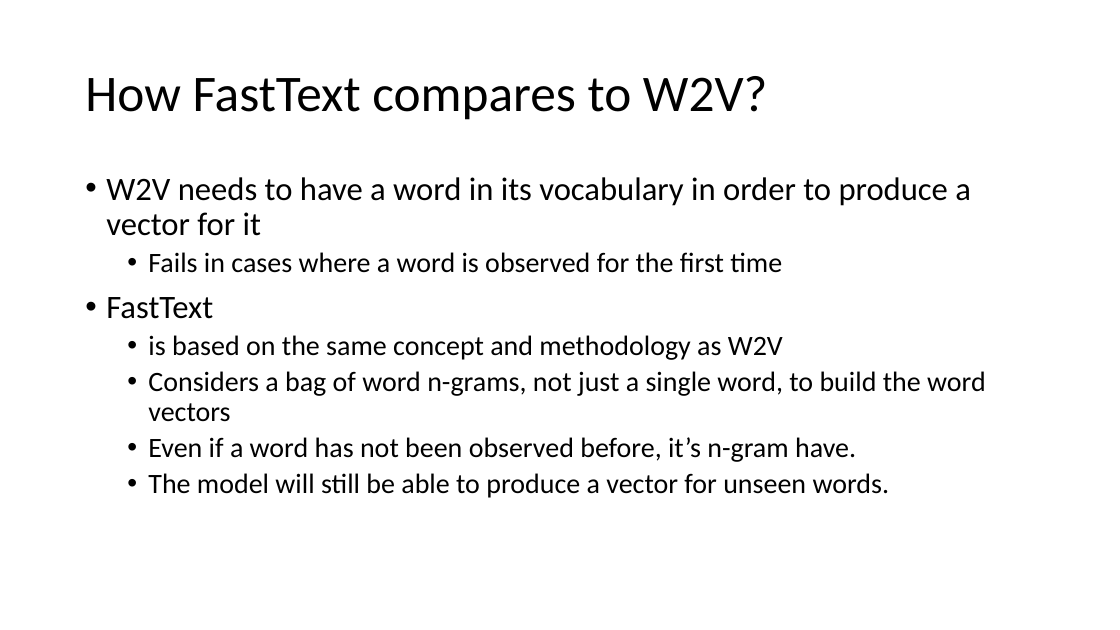
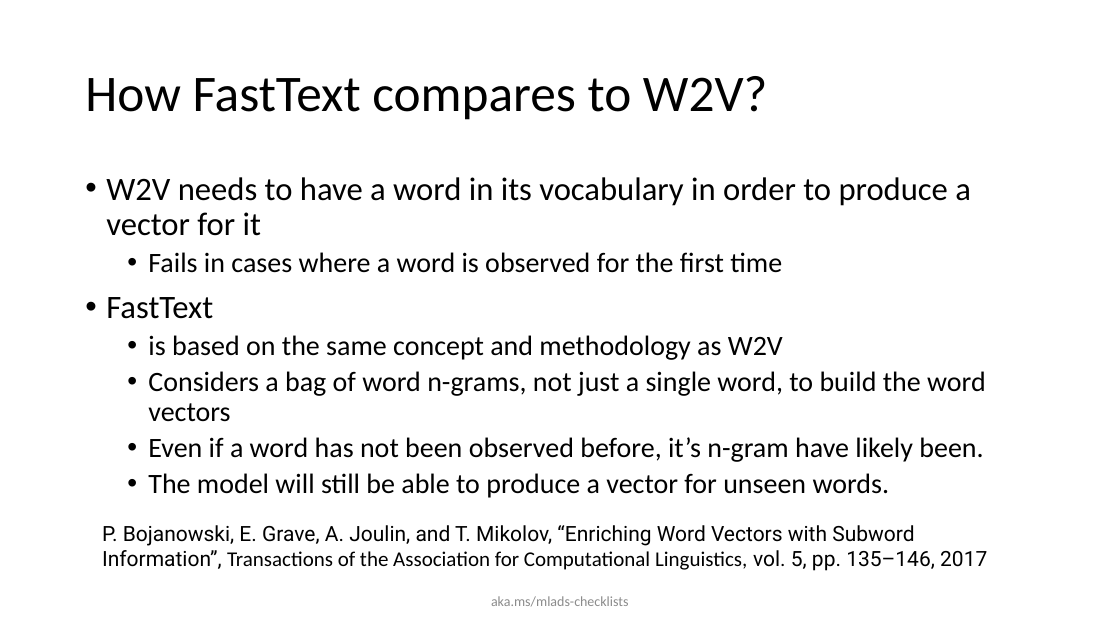
Before and after one commit to FarTaFar/MLADS19_DL4NLP, a slide deck: slide 20 of 41, Gururajan.pptx. Drawn at 1120x630 pixels with LibreOffice and Linux fonts; fonts in the diff are those of the drawing. Boxes give left, top, right and bottom in pixels: in the first picture for what was removed or moved away, otherwise in the second. Text is boxed around its words. In the diff, an @@ line names an element or a change of style, - is before the commit and + after.

```diff
--- a/41, Gururajan.pptx
+++ b/41, Gururajan.pptx
@@ text at bbox=[148, 437, 983, 462]: text changed @@
-  • Even if a word has not been observed before, it’s n-gram have.
+  • Even if a word has not been observed before, it’s n-gram have likely been.
@@ text added at bbox=[102, 525, 987, 571], 18 pt, text #000000 @@
+P. Bojanowski, E. Grave, A. Joulin, and T. Mikolov, “Enriching Word Vectors with Subword Information”, Transactions of the Association for Computational Linguistics, vol. 5, pp. 135–146, 2017
@@ text added at bbox=[491, 596, 629, 606], 12 pt, text #8C8C8C @@
+aka.ms/mlads-checklists
```
Also in this commit, not shown: 25 other slides changed, 1 other file.
